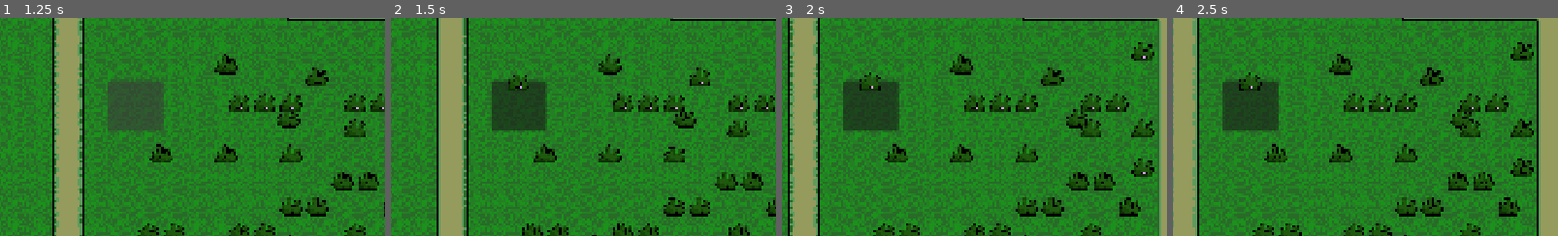
Above: before the commit, frames 1-4 (left to right).
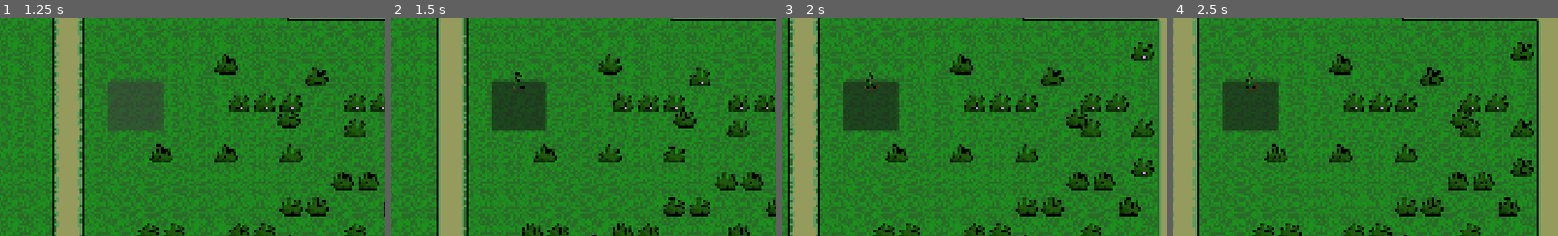
Above: after the commit, the same moments.

Repository: fiddletwo/tuff-farmers
Game: Godot game, scene res://scenes/world.tscn
Two runs of this game, one before a commit and one after it. Both use one fixed random seed, a clock stepped at 60 frames per second and the inputs below.
Inputs (mouse positions are % of the whole screen's width and height, from its top left):
- Up to frame 1 (1.25 s): click (30, 47) at 0.5 s
- Up to frame 2 (1.5 s): tap Enter at 1.25 s; move the mouse to (73, 45) at 1.27 s; hold D (right) from 1.28 s (still down); tap F (interact) at 1.35 s; click (73, 45) at 1.42 s
- Up to frame 3 (2 s): keep holding D (right)
- Up to frame 4 (2.5 s): release D (right) at 2 s; drag from (30, 55) to (45, 70) at 2.02 s
The pictures show only the part of the screen within x 13-63%, y 27-77%; the shares and areas given below are measured in that part.

Frame 1 is identical in both runs. In frame 2, 0.2% of the frame differs, in the area x 30-36%, y 24-34%; in frame 3, 0.2%; in frame 4, 0.3%, in the area x 17-24%, y 26-34%.

Commit message:
reduce crop growth rate at night

Diff:
--- a/game/crops/corn.tres
+++ b/game/crops/corn.tres
@@ -1,10 +1,14 @@
 [gd_resource type="Resource" script_class="CropInfo" format=3 uid="uid://dg2bq4ucrpem4"]
 
 [ext_resource type="Script" uid="uid://fg3d75phihkh" path="res://scripts/farming/crop_info.gd" id="1_226c3"]
-[ext_resource type="Texture2D" uid="uid://o870dp8i77y2" path="res://assets/sprites/character.png" id="2_v1mwr"]
+[ext_resource type="Texture2D" uid="uid://dvddu8x2umq6u" path="res://assets/sprites/crops/corn/corn_0.png" id="2_5ofdl"]
+[ext_resource type="Texture2D" uid="uid://cc4mfu6muludu" path="res://assets/sprites/crops/corn/corn_1.png" id="3_d2t8f"]
+[ext_resource type="Texture2D" uid="uid://g6xv1jmlndxk" path="res://assets/sprites/crops/corn/corn_2.png" id="4_v5qdr"]
+[ext_resource type="Texture2D" uid="uid://bijoii26ba6r4" path="res://assets/sprites/crops/corn/corn_3.png" id="5_tl1kd"]
 
 [resource]
 script = ExtResource("1_226c3")
-sprites = Array[Texture]([ExtResource("2_v1mwr")])
+sprites = Array[Texture]([ExtResource("2_5ofdl"), ExtResource("3_d2t8f"), ExtResource("4_v5qdr"), ExtResource("5_tl1kd")])
 growth_interval = 0.2
+max_stages = 4
 metadata/_custom_type_script = "uid://fg3d75phihkh"
--- a/scenes/crop.tscn
+++ b/scenes/crop.tscn
@@ -6,3 +6,4 @@
 script = ExtResource("1_pl0dt")
 
 [node name="Sprite" type="Sprite2D" parent="." unique_id=829982118]
+scale = Vector2(0.5, 0.5)
--- a/scenes/world.tscn
+++ b/scenes/world.tscn
@@ -165,5 +165,6 @@
 
 [node name="CropManager" type="Node2D" parent="." unique_id=1728834605]
 script = ExtResource("9_w7kh3")
+TICK_RATE = 5.0
 
 [connection signal="update" from="DayNightCycle" to="DayNightCycle/Transition" method="_on_day_night_cycle_update"]
--- a/scripts/farming/crop.gd
+++ b/scripts/farming/crop.gd
@@ -4,16 +4,29 @@
 const group_name = "Crop"
 
 var crop_info: CropInfo
+var stage: int = 0
 var harvestable: bool = false
 var growth_progress: float = 0.0 :
     set(value):
         if growth_progress != value:
             growth_progress = value
 
+        if growth_progress >= crop_info.growth_interval:
+            growth_progress = fmod(growth_progress, crop_info.growth_interval)
+            _increment_stage()
+
 @onready var sprite: Sprite2D = $Sprite
 
 func initialize(info: CropInfo) -> void:
     crop_info = info
-    sprite.texture = crop_info.sprites[0]
+    sprite.texture = crop_info.sprites[stage]
 
     add_to_group(group_name)
+
+func _increment_stage() -> void:
+    if stage < crop_info.max_stages - 1:
+        stage += 1
+        sprite.texture = crop_info.sprites[stage]
+
+        if stage == crop_info.max_stages - 1:
+            harvestable = true
--- a/scripts/farming/crop_info.gd
+++ b/scripts/farming/crop_info.gd
@@ -3,7 +3,9 @@
 
 @export var sprites: Array[Texture]
 @export var growth_interval: float
+@export var max_stages: int
 
-func _init(p_sprites: Array[Texture] = [], p_growth_interval = 0.2) -> void:
+func _init(p_sprites: Array[Texture] = [], p_growth_interval = 0.2, p_max_stages = 1) -> void:
     sprites = p_sprites
     growth_interval = p_growth_interval
+    max_stages = p_max_stages
--- a/scripts/farming/crop_manager.gd
+++ b/scripts/farming/crop_manager.gd
@@ -1,7 +1,10 @@
 class_name CropManager
 extends Node2D
 
-var TICK_RATE: float = 20.0
+@onready var day_night_cycle = $"../DayNightCycle"
+
+@export var TICK_RATE: float = 20.0
+@export var NIGHT_MULTIPLIER: float = 0.2
 
 var _current_time: float = 0.0
 
@@ -13,4 +16,7 @@
 
         for crop in get_tree().get_nodes_in_group(Crop.group_name):
             var growth = randf_range(0.12, 0.23)
-            crop.current_age += growth
+            if not day_night_cycle.is_day:
+                growth *= NIGHT_MULTIPLIER
+
+            crop.growth_progress += growth
--- a/scripts/game/day_night_cycle.gd
+++ b/scripts/game/day_night_cycle.gd
@@ -1,24 +1,24 @@
 class_name DayNightCycle
 extends Node2D
 
-var DAY_DURATION: float = 60.0
-var NIGHT_DURATION: float = 30.0
+@export var DAY_DURATION: float = 60.0
+@export var NIGHT_DURATION: float = 30.0
 
+var is_day := true
 var _current_time: float = 0.0
-var _is_day := true
 
 signal update(state: bool)
 
 func _process(dt: float) -> void:
     _current_time += dt
 
-    if _is_day and _current_time >= DAY_DURATION:
+    if is_day and _current_time >= DAY_DURATION:
         _current_time = fmod(_current_time, DAY_DURATION)
-        _is_day = false
+        is_day = false
 
-        update.emit(_is_day)
-    elif not _is_day and _current_time >= NIGHT_DURATION:
+        update.emit(is_day)
+    elif not is_day and _current_time >= NIGHT_DURATION:
         _current_time = fmod(_current_time, NIGHT_DURATION)
-        _is_day = true
+        is_day = true
 
-        update.emit(_is_day)
+        update.emit(is_day)
--- a/scripts/player/interaction.gd
+++ b/scripts/player/interaction.gd
@@ -2,7 +2,7 @@
 
 @onready var farm_manager: FarmManager = $"../../FarmManager"
 
-func _process(dt: float) -> void:
+func _process(_dt: float) -> void:
     var is_interacting = Input.is_action_just_pressed("interact")
     if is_interacting:
         farm_manager.plant_crop("corn")
Binary file added: assets/sprites/crops/corn/corn_0.png
Not shown, added: assets/sprites/crops/corn/corn_0.png.import
Binary file added: assets/sprites/crops/corn/corn_1.png
Not shown, added: assets/sprites/crops/corn/corn_1.png.import
Binary file added: assets/sprites/crops/corn/corn_2.png
Not shown, added: assets/sprites/crops/corn/corn_2.png.import
Binary file added: assets/sprites/crops/corn/corn_3.png
Not shown, added: assets/sprites/crops/corn/corn_3.png.import
